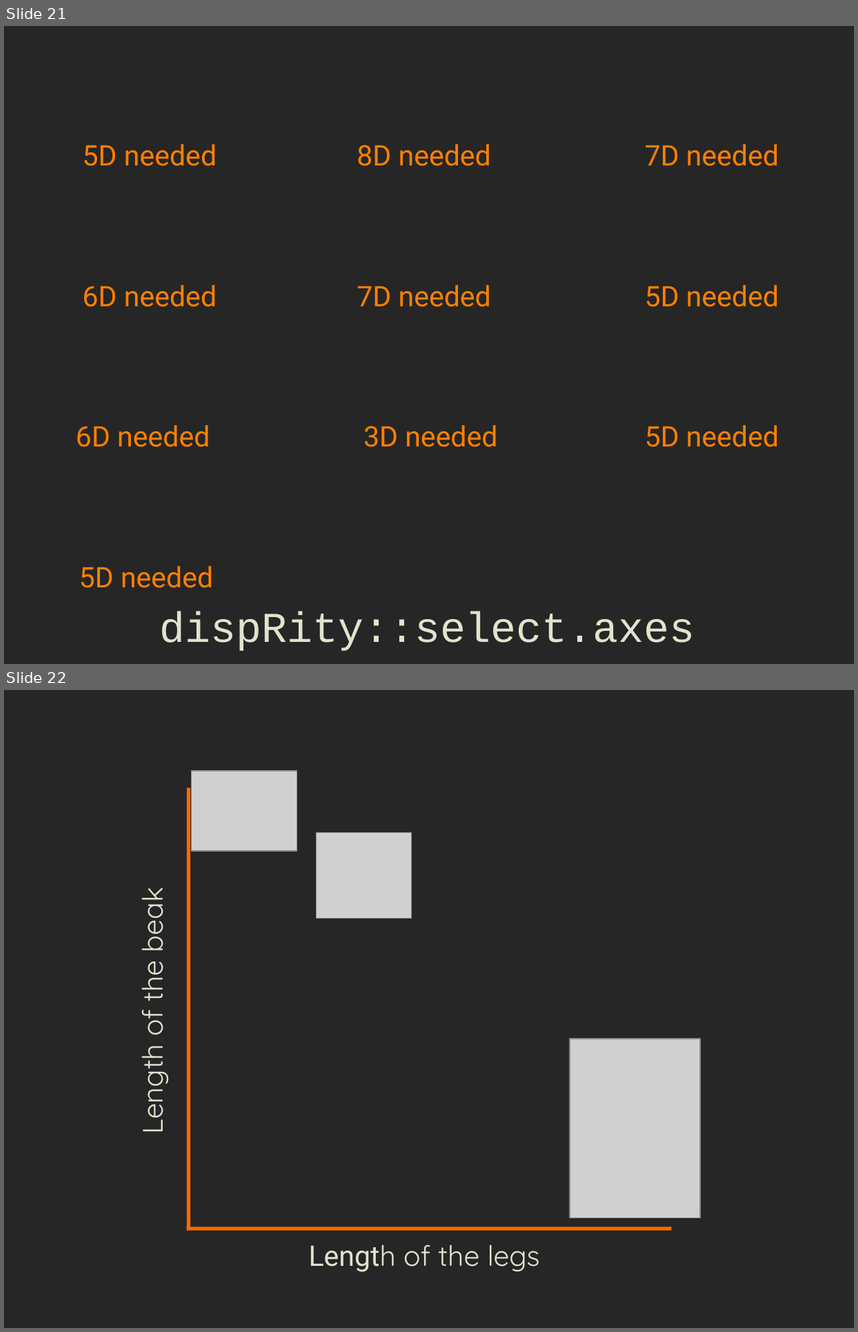
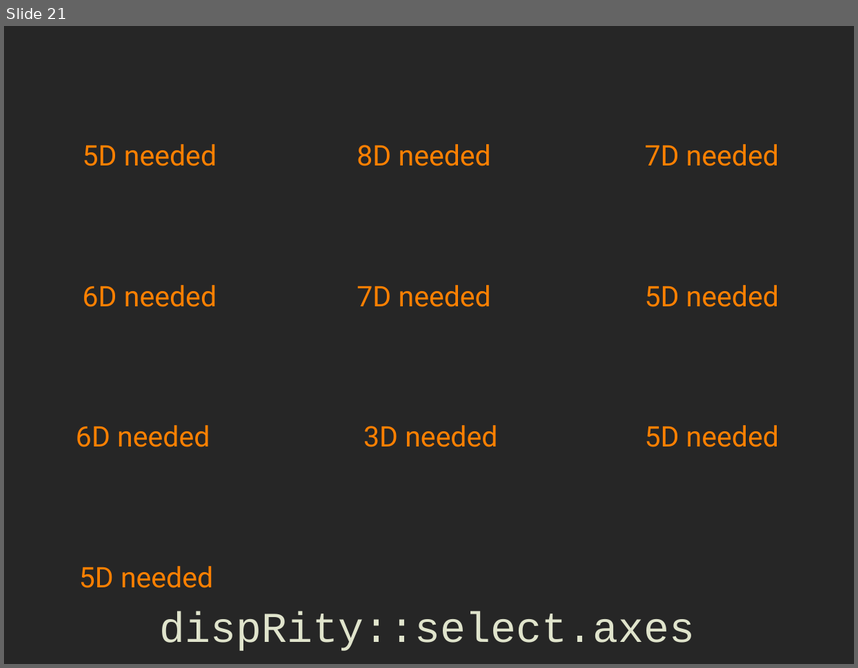
Before and after one commit to TGuillerme/Morphological_traits, a slide deck: slides/02-disparity.odp. Shown one above the other, each under a label of ours: slides 21 and 22 before the commit, slide 21 after it. The pictures are 858x1332 and 858x668 pixels, drawn with LibreOffice and Linux fonts; fonts in the diff are those of the drawing; grey boxes stand for pictures; background and template pictures are left out. Boxes give left, top, right and bottom in pixels: in the first picture for what was removed or moved away, otherwise in the second. Text is boxed around its words. In the diff, an @@ line names an element or a change of style, - is before the commit and + after.

```diff
--- a/slides/02-disparity.odp
+++ b/slides/02-disparity.odp
@@ slide 22 removed at (4, 690, 854, 1328), background #262626 @@
@@ group removed at (129, 771, 700, 1272): 3 pictures, 2 lines, 2 texts @@
-Length of the legs
-Length of the beak
```
Also in this commit, not shown: 14 slides added, 4 other slides removed.
